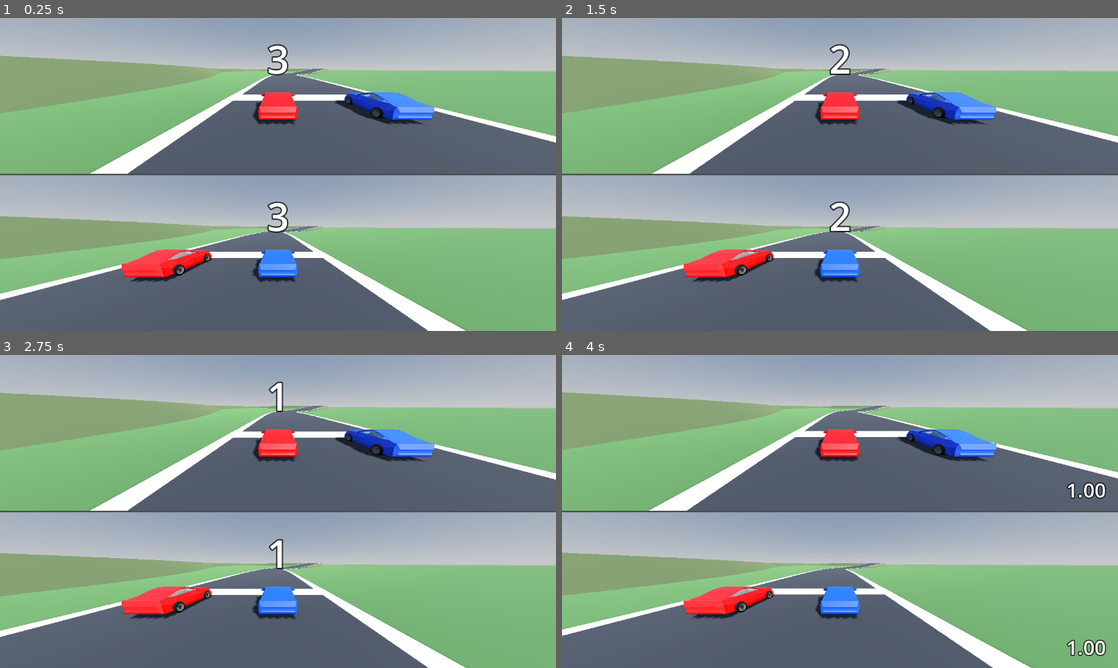
Above: before the commit, frames 1-4 (two rows, left to right).
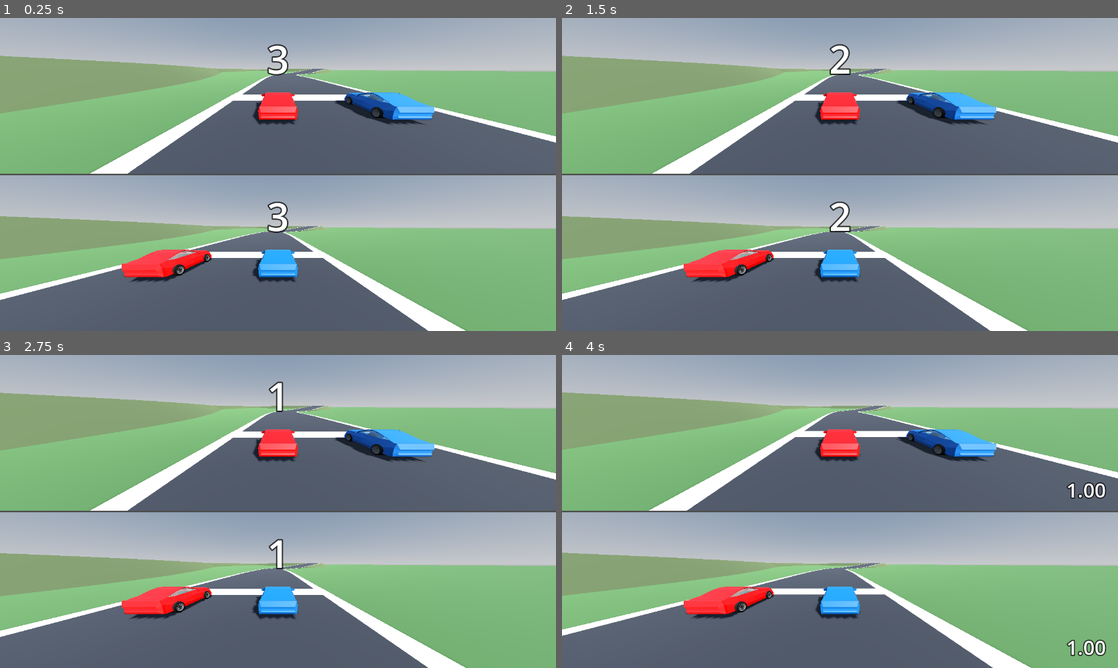
Above: after the commit, the same moments.

Repository: erte-del/2p-racing-game
Game: Godot game, scene res://scenes/main.tscn
Same seed, same stepped clock (60 frames per second), same inputs: the game is played once before the commit and once after it.
Inputs:
- Up to frame 1 (0.25 s): no input
- Up to frame 2 (1.5 s): tap Enter at 0.5 s; tap Space at 1.25 s
- Up to frame 3 (2.75 s): no input
- Up to frame 4 (4 s): tap Enter at 2.75 s

The runs differ from the first frame. In frame 1, 1.4% of the frame differs, in the area x 46-79%, y 23-83%; in frame 2, 1.4%; in frame 3, 1.4%; in frame 4, 1.4%.

Commit message:
Add checkpoints and a reset key for each player
Four checkpoints are spread evenly between the start and the finish and
painted as yellow bands. R and M put player one and player two back on
the centreline at the last checkpoint they passed, stopped and facing
down the course, which is the way out of falling off, getting stuck or
ending up backwards. Before the first checkpoint that is the grid.

A checkpoint is only banked while the car is on the course, so a player
cannot collect them by driving across the scenery and then reset forward
onto ground they never drove.

The band painter now appends into a shared surface, so the four markers
live in one mesh rather than a node each.

Co-Authored-By: Claude Opus 5 <noreply@anthropic.com>

Diff:
--- a/project.godot
+++ b/project.godot
@@ -61,3 +61,14 @@
 "events": [Object(InputEventKey,"resource_local_to_scene":false,"resource_name":"","device":-1,"window_id":0,"alt_press …(195 unchanged characters)…
 ]
 }
+p1_reset={
+"deadzone": 0.2,
+"events": [Object(InputEventKey,"resource_local_to_scene":false,"resource_name":"","device":-1,"window_id":0,"alt_pressed":false,"shift_pressed":false,"ctrl_pressed":false,"meta_pressed":false,"pressed":false,"keycode":0,"physical_keycode":82,"key_label":0,"unicode":0,"location":0,"echo":false,"script":null)
+]
+}
+
+p2_reset={
+"deadzone": 0.2,
+"events": [Object(InputEventKey,"resource_local_to_scene":false,"resource_name":"","device":-1,"window_id":0,"alt_pressed":false,"shift_pressed":false,"ctrl_pressed":false,"meta_pressed":false,"pressed":false,"keycode":0,"physical_keycode":77,"key_label":0,"unicode":0,"location":0,"echo":false,"script":null)
+]
+}
--- a/scenes/main.tscn
+++ b/scenes/main.tscn
@@ -56,7 +56,7 @@
 [node name="Car2" parent="." unique_id=885679509 instance=ExtResource("2_car")]
 transform = Transform3D(-0.0338788, 0, 0.999426, 0, 1, 0, -0.999426, 0, -0.0338788, -6.11852, 0.2, -88.6053)
 input_prefix = "p2"
-body_color = Color(0.05, 0.25, 0.9, 1)
+body_color = Color(0, 0.3535028, 0.69993895, 1)
 
 [node name="ArrowP1" type="MeshInstance3D" parent="." unique_id=1997241987]
 script = ExtResource("4_arrow")
@@ -100,26 +100,25 @@
 [node name="Camera" type="Camera3D" parent="Split/BottomView/SubViewport" unique_id=60247963]
 script = ExtResource("3_cam")
 
-[node name="Hud" type="VBoxContainer" parent="."]
-anchors_preset = 15
-anchor_right = 1.0
-anchor_bottom = 1.0
-grow_horizontal = 2
-grow_vertical = 2
-mouse_filter = 2
-theme_override_constants/separation = 4
-
-[node name="Top" type="MarginContainer" parent="Hud"]
+[node name="Hud" type="VBoxContainer" parent="." unique_id=1203870661]
+anchors_preset = 15
+anchor_right = 1.0
+anchor_bottom = 1.0
+grow_horizontal = 2
+grow_vertical = 2
+mouse_filter = 2
+theme_override_constants/separation = 4
+
+[node name="Top" type="MarginContainer" parent="Hud" unique_id=1724868903]
 layout_mode = 2
 size_flags_vertical = 3
 mouse_filter = 2
 theme_override_constants/margin_right = 28
 theme_override_constants/margin_bottom = 16
 
-[node name="Label" type="Label" parent="Hud/Top"]
+[node name="Label" type="Label" parent="Hud/Top" unique_id=811456760]
 layout_mode = 2
 size_flags_vertical = 8
-mouse_filter = 2
 theme_override_colors/font_color = Color(1, 1, 1, 1)
 theme_override_colors/font_outline_color = Color(0, 0, 0, 0.75)
 theme_override_constants/outline_size = 10
@@ -127,17 +126,16 @@
 horizontal_alignment = 2
 vertical_alignment = 2
 
-[node name="Bottom" type="MarginContainer" parent="Hud"]
+[node name="Bottom" type="MarginContainer" parent="Hud" unique_id=2052892177]
 layout_mode = 2
 size_flags_vertical = 3
 mouse_filter = 2
 theme_override_constants/margin_right = 28
 theme_override_constants/margin_bottom = 16
 
-[node name="Label" type="Label" parent="Hud/Bottom"]
+[node name="Label" type="Label" parent="Hud/Bottom" unique_id=1202034009]
 layout_mode = 2
 size_flags_vertical = 8
-mouse_filter = 2
 theme_override_colors/font_color = Color(1, 1, 1, 1)
 theme_override_colors/font_outline_color = Color(0, 0, 0, 0.75)
 theme_override_constants/outline_size = 10
@@ -145,24 +143,23 @@
 horizontal_alignment = 2
 vertical_alignment = 2
 
-[node name="Countdown" type="VBoxContainer" parent="."]
-anchors_preset = 15
-anchor_right = 1.0
-anchor_bottom = 1.0
-grow_horizontal = 2
-grow_vertical = 2
-mouse_filter = 2
-theme_override_constants/separation = 4
-
-[node name="Top" type="MarginContainer" parent="Countdown"]
+[node name="Countdown" type="VBoxContainer" parent="." unique_id=99635084]
+anchors_preset = 15
+anchor_right = 1.0
+anchor_bottom = 1.0
+grow_horizontal = 2
+grow_vertical = 2
+mouse_filter = 2
+theme_override_constants/separation = 4
+
+[node name="Top" type="MarginContainer" parent="Countdown" unique_id=201327151]
 layout_mode = 2
 size_flags_vertical = 3
 mouse_filter = 2
 theme_override_constants/margin_bottom = 170
 
-[node name="Label" type="Label" parent="Countdown/Top"]
-layout_mode = 2
-mouse_filter = 2
+[node name="Label" type="Label" parent="Countdown/Top" unique_id=294020423]
+layout_mode = 2
 theme_override_colors/font_color = Color(1, 1, 1, 1)
 theme_override_colors/font_outline_color = Color(0, 0, 0, 0.75)
 theme_override_constants/outline_size = 12
@@ -170,15 +167,14 @@
 horizontal_alignment = 1
 vertical_alignment = 1
 
-[node name="Bottom" type="MarginContainer" parent="Countdown"]
+[node name="Bottom" type="MarginContainer" parent="Countdown" unique_id=1511479194]
 layout_mode = 2
 size_flags_vertical = 3
 mouse_filter = 2
 theme_override_constants/margin_bottom = 170
 
-[node name="Label" type="Label" parent="Countdown/Bottom"]
-layout_mode = 2
-mouse_filter = 2
+[node name="Label" type="Label" parent="Countdown/Bottom" unique_id=2060257741]
+layout_mode = 2
 theme_override_colors/font_color = Color(1, 1, 1, 1)
 theme_override_colors/font_outline_color = Color(0, 0, 0, 0.75)
 theme_override_constants/outline_size = 12
@@ -186,24 +182,23 @@
 horizontal_alignment = 1
 vertical_alignment = 1
 
-[node name="Result" type="VBoxContainer" parent="."]
-anchors_preset = 15
-anchor_right = 1.0
-anchor_bottom = 1.0
-grow_horizontal = 2
-grow_vertical = 2
-mouse_filter = 2
-theme_override_constants/separation = 4
-
-[node name="Top" type="MarginContainer" parent="Result"]
+[node name="Result" type="VBoxContainer" parent="." unique_id=2080188356]
+anchors_preset = 15
+anchor_right = 1.0
+anchor_bottom = 1.0
+grow_horizontal = 2
+grow_vertical = 2
+mouse_filter = 2
+theme_override_constants/separation = 4
+
+[node name="Top" type="MarginContainer" parent="Result" unique_id=1646949524]
 layout_mode = 2
 size_flags_vertical = 3
 mouse_filter = 2
 theme_override_constants/margin_bottom = 130
 
-[node name="Label" type="Label" parent="Result/Top"]
-layout_mode = 2
-mouse_filter = 2
+[node name="Label" type="Label" parent="Result/Top" unique_id=1136349559]
+layout_mode = 2
 theme_override_colors/font_color = Color(1, 1, 1, 1)
 theme_override_colors/font_outline_color = Color(0, 0, 0, 0.8)
 theme_override_constants/outline_size = 12
@@ -211,16 +206,14 @@
 horizontal_alignment = 1
 vertical_alignment = 1
 
-
-[node name="Bottom" type="MarginContainer" parent="Result"]
+[node name="Bottom" type="MarginContainer" parent="Result" unique_id=640514399]
 layout_mode = 2
 size_flags_vertical = 3
 mouse_filter = 2
 theme_override_constants/margin_bottom = 130
 
-[node name="Label" type="Label" parent="Result/Bottom"]
-layout_mode = 2
-mouse_filter = 2
+[node name="Label" type="Label" parent="Result/Bottom" unique_id=922286908]
+layout_mode = 2
 theme_override_colors/font_color = Color(1, 1, 1, 1)
 theme_override_colors/font_outline_color = Color(0, 0, 0, 0.8)
 theme_override_constants/outline_size = 12
--- a/scenes/track/track.tscn
+++ b/scenes/track/track.tscn
@@ -18,3 +18,5 @@
 [node name="FinishLine" type="MeshInstance3D" parent="."]
 
 [node name="StartLine" type="MeshInstance3D" parent="."]
+
+[node name="Checkpoints" type="MeshInstance3D" parent="."]
--- a/scripts/main.gd
+++ b/scripts/main.gd
@@ -64,6 +64,11 @@
 ## Seconds of racing on the current course, running only while the cars are
 ## actually free, so the countdown and the result screen are not counted.
 var _race_time := 0.0
+## Distance along the course each car is sent back to when it resets. It
+## starts at the grid and moves up as checkpoints are passed.
+var _respawn := PackedFloat32Array()
+## The next checkpoint each car has yet to reach.
+var _next_checkpoint := PackedInt32Array()
 
 
 func _ready() -> void:
@@ -93,6 +98,10 @@
 	_race_time += delta
 	_show_clock(_format_time(_race_time))
 	for i in _cars.size():
+		if Input.is_action_just_pressed(_cars[i].input_prefix + "_reset"):
+			_reset_to_checkpoint(i)
+			continue
+		_bank_checkpoints(i)
 		if _has_finished(_cars[i]):
 			_finish_course(i)
 			return
@@ -123,7 +132,50 @@
 	# cannot drift apart.
 	if offset < _track.finish_offset():
 		return false
-	var centre := _to_world(curve.sample_baked(offset))
+	return _on_course(car, offset)
+
+
+## Move a car's respawn point up as it passes checkpoints. A car has to be on
+## the course to bank one, so a player cannot collect checkpoints by driving
+## across the scenery, and then reset forward onto them.
+func _bank_checkpoints(index: int) -> void:
+	var marks := _track.checkpoint_offsets()
+	var car := _cars[index]
+	var offset := _offset_of(car)
+	while _next_checkpoint[index] < marks.size() and offset >= marks[_next_checkpoint[index]]:
+		if not _on_course(car, offset):
+			return
+		_respawn[index] = marks[_next_checkpoint[index]]
+		_next_checkpoint[index] += 1
+
+
+## Put a car back on the course at its last checkpoint, facing the right way
+## and stopped. This is the way out of being stuck or falling off.
+func _reset_to_checkpoint(index: int) -> void:
+	var car := _cars[index]
+	var curve := _track.curve()
+	var at := _respawn[index]
+	var here := _to_world(curve.sample_baked(at))
+	var ahead := _to_world(curve.sample_baked(minf(at + 1.0, _track.length())))
+
+	var forward := ahead - here
+	forward.y = 0.0
+	if forward.length_squared() < 0.000001:
+		forward = -car.global_transform.basis.z
+	forward = forward.normalized()
+
+	car.reset_motion()
+	car.global_position = here + Vector3.UP * grid_clearance
+	car.look_at(car.global_position + forward, Vector3.UP)
+
+
+func _offset_of(car: Car) -> float:
+	return _track.curve().get_closest_offset(_to_track(car.global_position))
+
+
+## Whether a car is close enough to the centreline to count as on the course.
+func _on_course(car: Car, offset: float) -> bool:
+	var centre := _to_world(_track.curve().sample_baked(offset))
 	return car.global_position.distance_to(centre) < finish_corridor
 
 
@@ -253,6 +305,14 @@
 	forward = forward.normalized()
 	var across := forward.cross(Vector3.UP)
 
+	# Every course starts the players over: the grid itself is the first
+	# place a reset sends them.
+	_respawn = PackedFloat32Array()
+	_next_checkpoint = PackedInt32Array()
+	for i in _cars.size():
+		_respawn.append(at)
+		_next_checkpoint.append(0)
+
 	# Keep the grid on the road even if the course opens narrow.
 	var room: float = maxf(_track.half_width_at(at) - 1.6, 0.5)
 	var side: float = minf(grid_spread, room)
--- a/scripts/track.gd
+++ b/scripts/track.gd
@@ -39,6 +39,13 @@
 ## How far out the foot of an embankment sits per metre of height. Sloping it
 ## reads as built-up ground; a vertical face reads as a cliff.
 @export var embankment_batter := 1.8
+
+@export_group("Checkpoints")
+## Respawn points spread along the course. They are what a stuck player is
+## sent back to, so they are painted as well as counted.
+@export var checkpoint_count := 4
+@export var checkpoint_depth := 2.5
+@export var checkpoint_color := Color(0.95, 0.72, 0.12)
 
 @export_group("Shape")
 @export var min_course_length := 620.0
@@ -62,6 +69,7 @@
 @onready var _embankment: MeshInstance3D = $Embankment
 @onready var _finish: MeshInstance3D = $FinishLine
 @onready var _start: MeshInstance3D = $StartLine
+@onready var _checkpoints: MeshInstance3D = $Checkpoints
 
 var _layout: TrackLayout
 ## Cross-sections of the finished road.
@@ -74,6 +82,7 @@
 var _earth: StandardMaterial3D
 var _chequer: StandardMaterial3D
 var _paint: StandardMaterial3D
+var _marker: StandardMaterial3D
 
 
 func _ready() -> void:
@@ -151,6 +160,7 @@
 	_build_embankment()
 	_build_finish_line()
 	_build_start_line()
+	_build_checkpoints()
 	regenerated.emit()
 
 
@@ -257,6 +267,16 @@
 	return minf(start_line_at, length())
 
 
+## Distances along the course where the checkpoints sit, evenly spread between
+## the start and the finish.
+func checkpoint_offsets() -> PackedFloat32Array:
+	var out := PackedFloat32Array()
+	var span := finish_offset() - start_offset()
+	for i in checkpoint_count:
+		out.append(start_offset() + span * float(i + 1) / float(checkpoint_count + 1))
+	return out
+
+
 ## Paint a chequered band across the road at the finish, so the players can
 ## see where the race ends rather than having to guess from the road running
 ## out. It is drawn at finish_offset(), the same place the race checks.
@@ -270,27 +290,52 @@
 	_paint_band(_start, start_offset(), start_depth, _paint, false)
 
 
+## All the checkpoint markers in one mesh, since they never differ from each
+## other and there is nothing to gain from a node apiece.
+func _build_checkpoints() -> void:
+	var st := SurfaceTool.new()
+	st.begin(Mesh.PRIMITIVE_TRIANGLES)
+	var any := false
+	for offset in checkpoint_offsets():
+		any = _append_band(st, offset, checkpoint_depth, false, checkpoint_color) or any
+	if not any:
+		_checkpoints.mesh = null
+		return
+	_checkpoints.mesh = st.commit()
+	_checkpoints.set_surface_override_material(0, _marker)
+
+
 ## Lay a band of paint across the full width of the road, following its
 ## curvature, lifted clear of the asphalt so the two do not z-fight.
 func _paint_band(
 	target: MeshInstance3D, offset: float, depth: float,
-	material: StandardMaterial3D, chequered: bool
+	material: StandardMaterial3D, chequered: bool, colour := Color.WHITE
 ) -> void:
+	var st := SurfaceTool.new()
+	st.begin(Mesh.PRIMITIVE_TRIANGLES)
+	if not _append_band(st, offset, depth, chequered, colour):
+		target.mesh = null
+		return
+	target.mesh = st.commit()
+	target.set_surface_override_material(0, material)
+
+
+## Add one band to a surface being built, so several can share a mesh.
+## Returns false if the course is too short to place it.
+func _append_band(
+	st: SurfaceTool, offset: float, depth: float, chequered: bool, colour: Color
+) -> bool:
 	var count := _points.size()
 	if count < 2:
-		target.mesh = null
-		return
+		return false
 
 	var first := clampi(int(offset / sample_step), 0, count - 2)
 	var rows: int = maxi(1, int(round(depth / sample_step)))
 	var last: int = mini(first + rows, count - 1)
 	if last <= first:
-		target.mesh = null
-		return
+		return false
 
 	var columns := finish_columns if chequered else 1
-	var st := SurfaceTool.new()
-	st.begin(Mesh.PRIMITIVE_TRIANGLES)
 	for i in range(first, last):
 		var j := i + 1
 		var pa := _points[i] + Vector3.UP * finish_lift
@@ -305,15 +350,13 @@
 				var dark := ((i - first) + c) % 2 == 0
 				st.set_color(Color(0.05, 0.05, 0.06) if dark else Color(0.95, 0.95, 0.95))
 			else:
-				st.set_color(Color(0.95, 0.95, 0.95))
+				st.set_color(colour)
 			st.set_normal(Vector3.UP)
 			# Same clockwise-from-above winding as the road itself.
 			for v in [pa + ra * t0, pb + rb * t1, pa + ra * t1,
 					pa + ra * t0, pb + rb * t0, pb + rb * t1]:
 				st.add_vertex(v)
-
-	target.mesh = st.commit()
-	target.set_surface_override_material(0, material)
+	return true
 
 
 ## Skirt the raised parts of the road down to the ground, so a climb reads as
@@ -381,3 +424,7 @@
 	_paint = StandardMaterial3D.new()
 	_paint.vertex_color_use_as_albedo = true
 	_paint.roughness = 0.7
+
+	_marker = StandardMaterial3D.new()
+	_marker.vertex_color_use_as_albedo = true
+	_marker.roughness = 0.7
Not shown, changed: README.md
